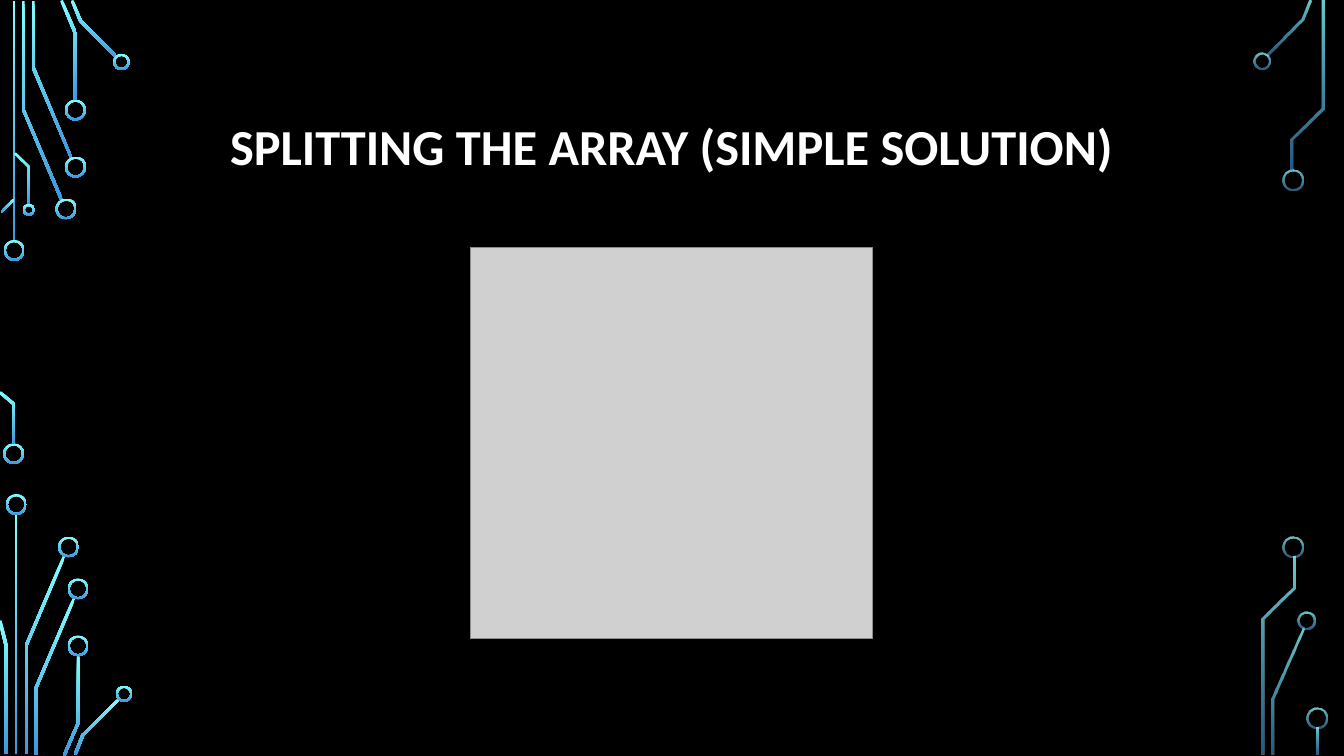
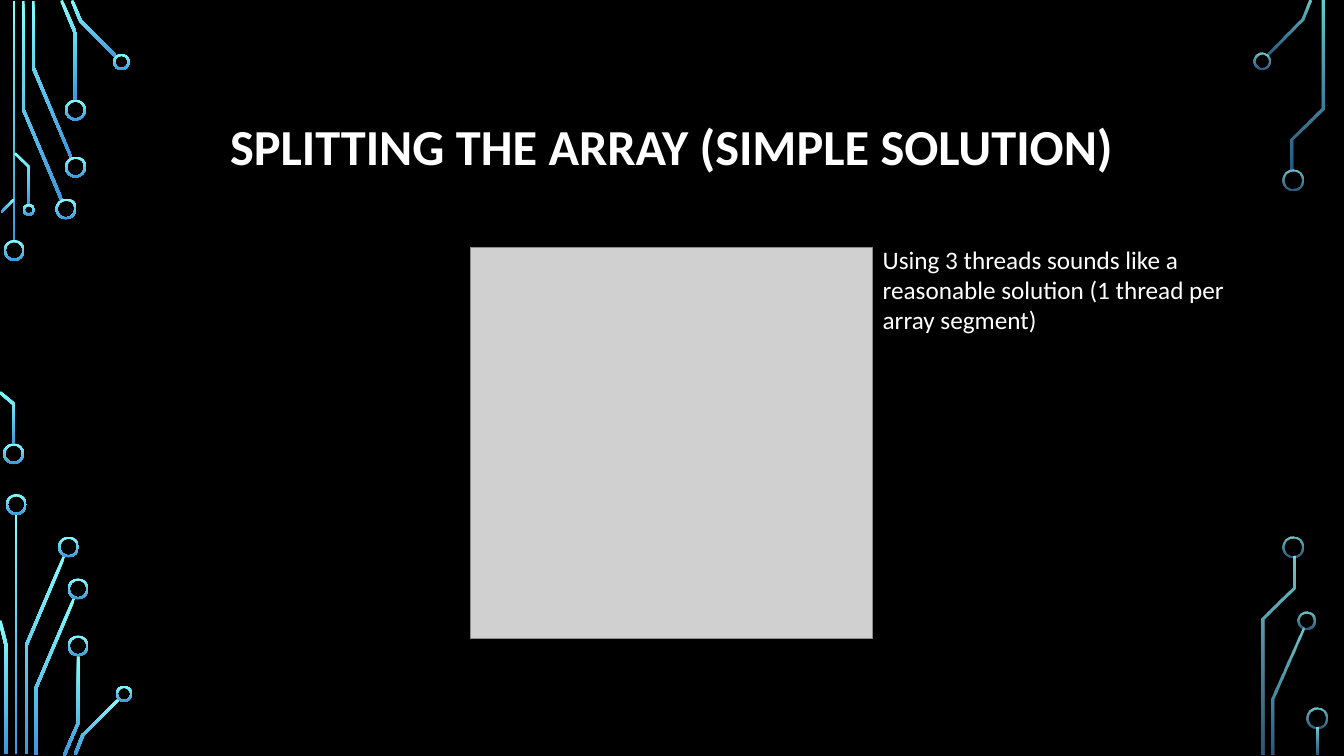
Before and after one commit to psypdt/Advanced_Summer_Course, a slide deck: slide 8 of Day3/Day_3.pptx. Drawn at 1344x756 pixels with LibreOffice and Linux fonts; fonts in the diff are those of the drawing; grey boxes stand for pictures; background and template pictures are left out. Boxes give left, top, right and bottom in pixels: in the first picture for what was removed or moved away, otherwise in the second. Text is boxed around its words. In the diff, an @@ line names an element or a change of style, - is before the commit and + after.

```diff
--- a/Day3/Day_3.pptx
+++ b/Day3/Day_3.pptx
@@ text added at (x1=883, y1=251, x2=1224, y2=334), 18 pt, text #FFFFFF @@
+Using 3 threads sounds like a reasonable solution (1 thread per array segment)
```
Also in this commit, not shown: 26 other slides changed, 1 slide added, 1 slide removed.
